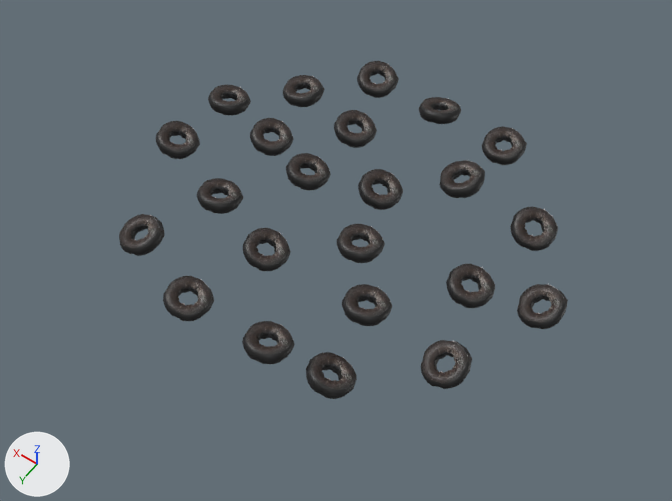
Two versions of the FBX model Project/Pizzeria Simulator/Assets/3D Objects/Toppings/Olive/olivesliceTopping.fbx, one commit apart.
Camera for both pictures: a camera (50 mm lens) standing at (-0.295, 0.453, 0.626) and looking at (0.001, 0.039, -0.025). Every picture has the same lights, and +X, +Y and +Z are marked at lower left. Where no turn or scale is listed for an object, it has been applied to the vertices.

The first picture shows 'olive.002', 'olive.003', 'olive.004', 'olive.005', 'olive.006', 'olive.008', 'olive.009', 'olive.010', 'olive.011', 'olive.012', 'olive.013', 'olive.015', 'olive.016', 'olive.018', 'olive.019'.
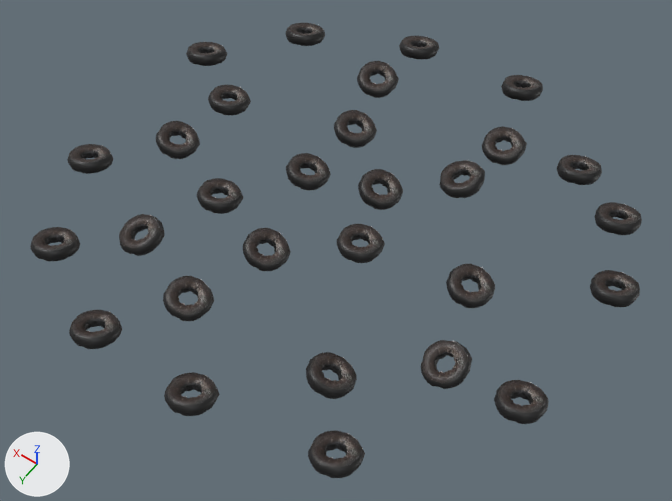
Commit message: All toppings

Boxes [x1, y1, x2, y2] around the edits, measured in the pictures (672 x 501 px):
'olive.009', moved, turned: before [242, 321, 295, 364]; after [164, 372, 219, 416]
'olive.015', moved, turned: before [517, 284, 568, 329]; after [590, 270, 640, 307]
'olive.004', moved, turned: before [510, 207, 558, 251]; after [557, 155, 602, 185]
'olive.003', moved, turned: before [342, 284, 392, 326]; after [186, 42, 227, 66]
'olive.006', moved, turned: before [250, 118, 294, 156]; after [67, 144, 113, 174]
'olive.032', added (black): after [308, 430, 365, 478]
'olive.008', moved: before [419, 97, 461, 124]; after [501, 75, 543, 101]
'olive.033', added (black): after [494, 380, 549, 424]
'olive.016', moved, turned: before [283, 75, 325, 107]; after [286, 23, 325, 46]
'olive.030', added (black): after [69, 310, 122, 349]
'olive.029', added: after [30, 227, 80, 261]
'olive.036', added (black): after [594, 202, 642, 235]
'olive.024', added: after [399, 36, 439, 59]

Patch to the scene script:
```diff
--- a/Project/Pizzeria Simulator/Assets/3D Objects/Toppings/Olive/olivesliceTopping.fbx.py
+++ b/Project/Pizzeria Simulator/Assets/3D Objects/Toppings/Olive/olivesliceTopping.fbx.py
@@ ob_olive_006 @@
 ob_olive_006 = bpy.data.objects.new('olive.006', me_torus_007)
-ob_olive_006.location = (0.118, -0.0204, 0.0)
-ob_olive_006.rotation_euler = (0.0, -0.212, 0.0)  # degrees (0, -12, 0)
+ob_olive_006.location = (0.2367, 0.0991, 0.0)
+ob_olive_006.rotation_euler = (0.282, 0.138, 0.0397)  # degrees (16, 7.9, 2.3)
 ob_olive_006.scale = (0.015, 0.015, 0.015)
@@ ob_olive_008 @@
 ob_olive_008 = bpy.data.objects.new('olive.008', me_torus_009)
-ob_olive_008.location = (0.0079, -0.1429, 0.0)
+ob_olive_008.location = (-0.0412, -0.2176, 0.0)
@@ ob_olive_015 @@
 ob_olive_015 = bpy.data.objects.new('olive.015', me_torus_016)
-ob_olive_015.location = (-0.1803, 0.0045, 0.0)
-ob_olive_015.rotation_euler = (-0.265, 0.293, 0.0)  # degrees (-15, 17, 0)
+ob_olive_015.location = (-0.2208, -0.0465, 0.0)
+ob_olive_015.rotation_euler = (0.282, 0.138, 0.0397)  # degrees (16, 7.9, 2.3)
 ob_olive_015.scale = (0.015, 0.015, 0.015)
@@ ob_olive_009 @@
 ob_olive_009 = bpy.data.objects.new('olive.009', me_torus_010)
-ob_olive_009.location = (-0.0204, 0.1611, 0.0)
-ob_olive_009.rotation_euler = (0.244, 0.0, 0.0)  # degrees (14, 0, 0)
+ob_olive_009.location = (-0.0015, 0.2314, 0.0)
+ob_olive_009.rotation_euler = (0.282, 0.138, 0.0397)  # degrees (16, 7.9, 2.3)
 ob_olive_009.scale = (0.015, 0.015, 0.015)
@@ ob_olive_004 @@
 ob_olive_004 = bpy.data.objects.new('olive.004', me_torus_005)
-ob_olive_004.location = (-0.1361, -0.0646, 0.0)
-ob_olive_004.rotation_euler = (-0.304, -0.21, 0.0653)  # degrees (-17, -12, 3.7)
+ob_olive_004.location = (-0.1367, -0.1505, 0.0)
+ob_olive_004.rotation_euler = (0.282, 0.138, 0.0397)  # degrees (16, 7.9, 2.3)
 ob_olive_004.scale = (0.015, 0.015, 0.015)
@@ ob_olive_016 @@
 ob_olive_016 = bpy.data.objects.new('olive.016', me_torus_017)
-ob_olive_016.location = (0.1316, -0.0885, 0.0)
-ob_olive_016.rotation_euler = (0.0, 0.107, 0.0)  # degrees (0, 6.1, 0)
+ob_olive_016.location = (0.1818, -0.159, 0.0)
+ob_olive_016.rotation_euler = (0.282, 0.138, 0.0397)  # degrees (16, 7.9, 2.3)
 ob_olive_016.scale = (0.015, 0.015, 0.015)
@@ ob_olive_003 @@
 ob_olive_003 = bpy.data.objects.new('olive.003', me_torus_004)
-ob_olive_003.location = (-0.0635, 0.0862, 0.0)
-ob_olive_003.rotation_euler = (0.181, 0.0, 0.0)  # degrees (10, 0, 0)
+ob_olive_003.location = (0.2452, -0.0758, 0.0)
+ob_olive_003.rotation_euler = (0.282, 0.138, 0.0397)  # degrees (16, 7.9, 2.3)
 ob_olive_003.scale = (0.015, 0.015, 0.015)
@@ ob_olive_033 @@
+ob_olive_033 = bpy.data.objects.new('olive.033', me_torus_034)  # 125 vertices, 125 faces; spans x -0.0199..0.0201, y -0.0194..0.0195, z -0.0109..0.0109; in mat_material_033 (picture img_olive_jpg)
+ob_olive_033.location = (-0.2085, 0.0915, 0.0)
@@ ob_olive_032 @@
+ob_olive_032 = bpy.data.objects.new('olive.032', me_torus_033)  # 125 vertices, 125 faces; spans x -0.0199..0.0201, y -0.0194..0.0195, z -0.0109..0.0109; in mat_material_032 (picture img_olive_jpg)
+ob_olive_032.location = (-0.1197, 0.2077, 0.0)
@@ ob_olive_024 @@
+ob_olive_024 = bpy.data.objects.new('olive.024', me_torus_025)  # 125 vertices, 125 faces; spans x -0.0199..0.0201, y -0.0194..0.0195, z -0.0109..0.0109; in mat_material_024 (picture img_olive_jpg)
+ob_olive_024.location = (0.0741, -0.21, 0.0)
@@ ob_olive_029 @@
+ob_olive_029 = bpy.data.objects.new('olive.029', me_torus_030)  # 125 vertices, 125 faces; spans x -0.0199..0.0201, y -0.0194..0.0195, z -0.0109..0.0109; in mat_material_029 (picture img_olive_jpg)
+ob_olive_029.location = (0.1894, 0.1888, 0.0)
@@ ob_olive_036 @@
+ob_olive_036 = bpy.data.objects.new('olive.036', me_torus_037)  # 125 vertices, 125 faces; spans x -0.0199..0.0201, y -0.0194..0.0195, z -0.0109..0.0109; in mat_material_036 (picture img_olive_jpg)
+ob_olive_036.location = (-0.1905, -0.1174, 0.0)
@@ ob_olive_030 @@
+ob_olive_030 = bpy.data.objects.new('olive.030', me_torus_031)  # 125 vertices, 125 faces; spans x -0.0199..0.0201, y -0.0194..0.0195, z -0.0109..0.0109; in mat_material_030 (picture img_olive_jpg)
+ob_olive_030.location = (0.0996, 0.2314, 0.0)
```
